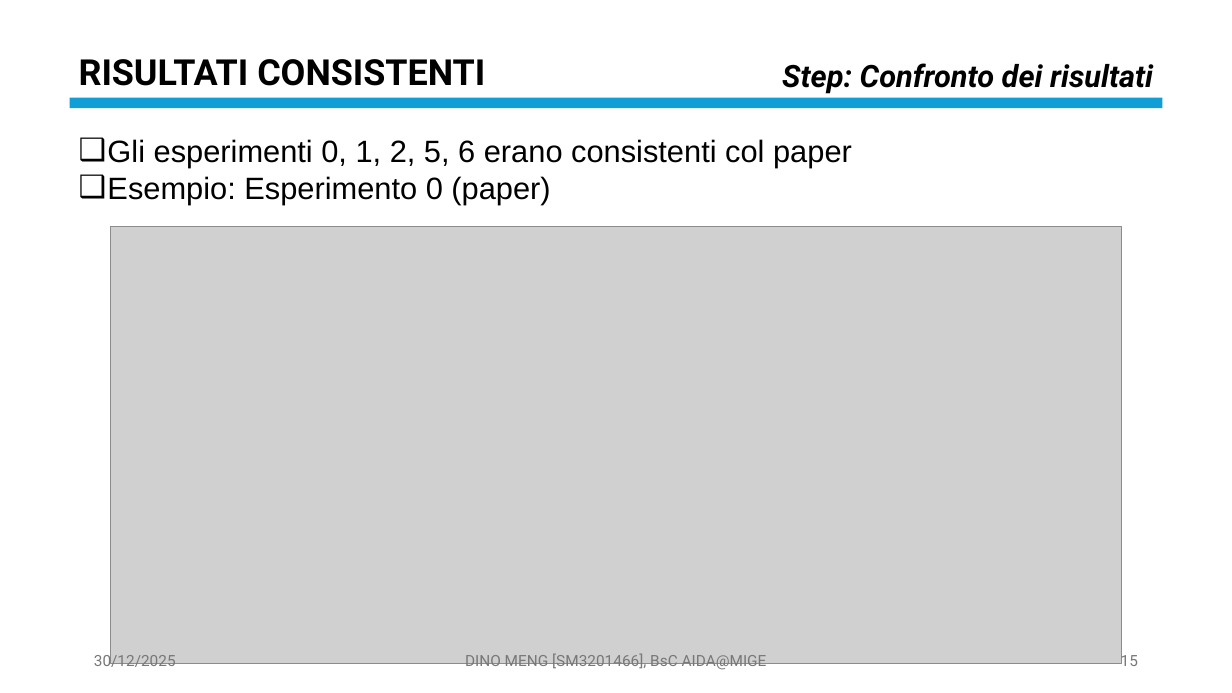
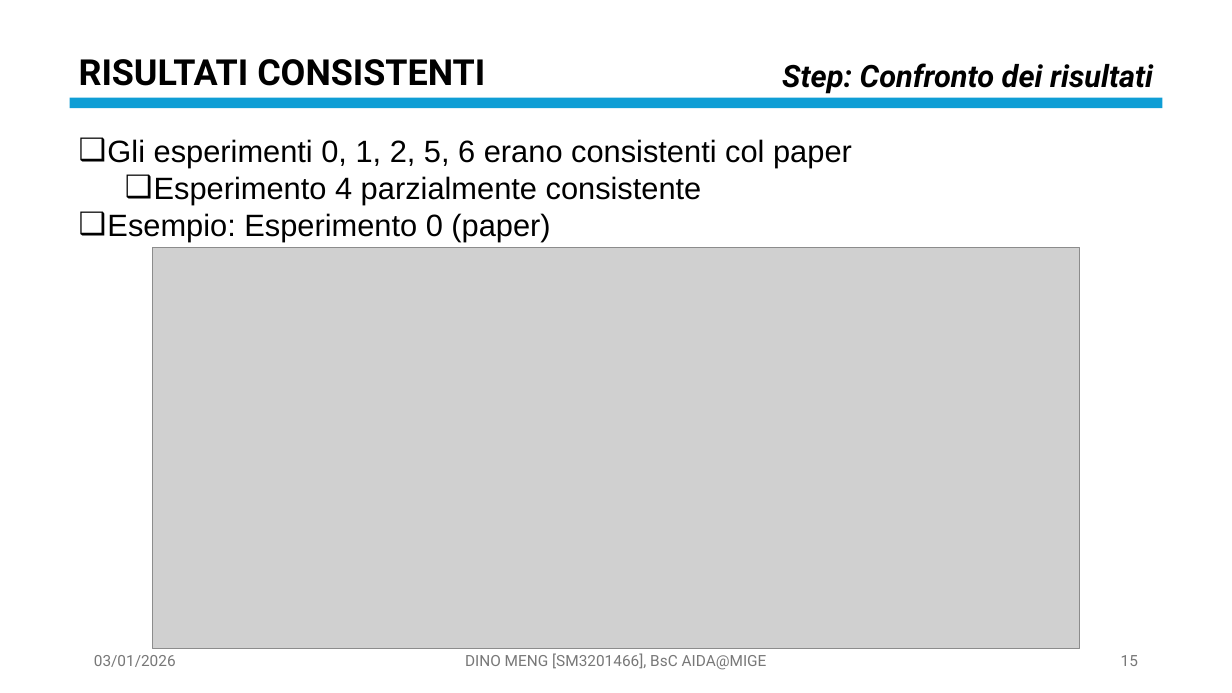
Before and after one commit to OdinMeng/AIDA-UNIVERSITY-NOTES-2025-2026, a slide deck: slide 15 of Complex Systems/project/PresentationPROJECTSM3201466.pptx. Drawn at 1232x693 pixels with LibreOffice and Linux fonts; fonts in the diff are those of the drawing; grey boxes stand for pictures. Boxes give left, top, right and bottom in pixels: in the first picture for what was removed or moved away, otherwise in the second. Text is boxed around its words. In the diff, an @@ line names an element or a change of style, - is before the commit and + after.

```diff
--- a/Complex Systems/project/PresentationPROJECTSM3201466.pptx
+++ b/Complex Systems/project/PresentationPROJECTSM3201466.pptx
@@ text at bbox=[154, 176, 702, 204]: paragraph added @@
+  ❑ Esperimento 4 parzialmente consistente
@@ picture: place and size @@
-picture at bbox=[110, 226, 1122, 664]
+picture at bbox=[152, 248, 1080, 649]
@@ text at bbox=[94, 655, 176, 667]: text changed @@
-30/12/2025
+03/01/2026
```
Also in this commit, not shown: 24 other slides changed, 6 slides added, 3 other files.
